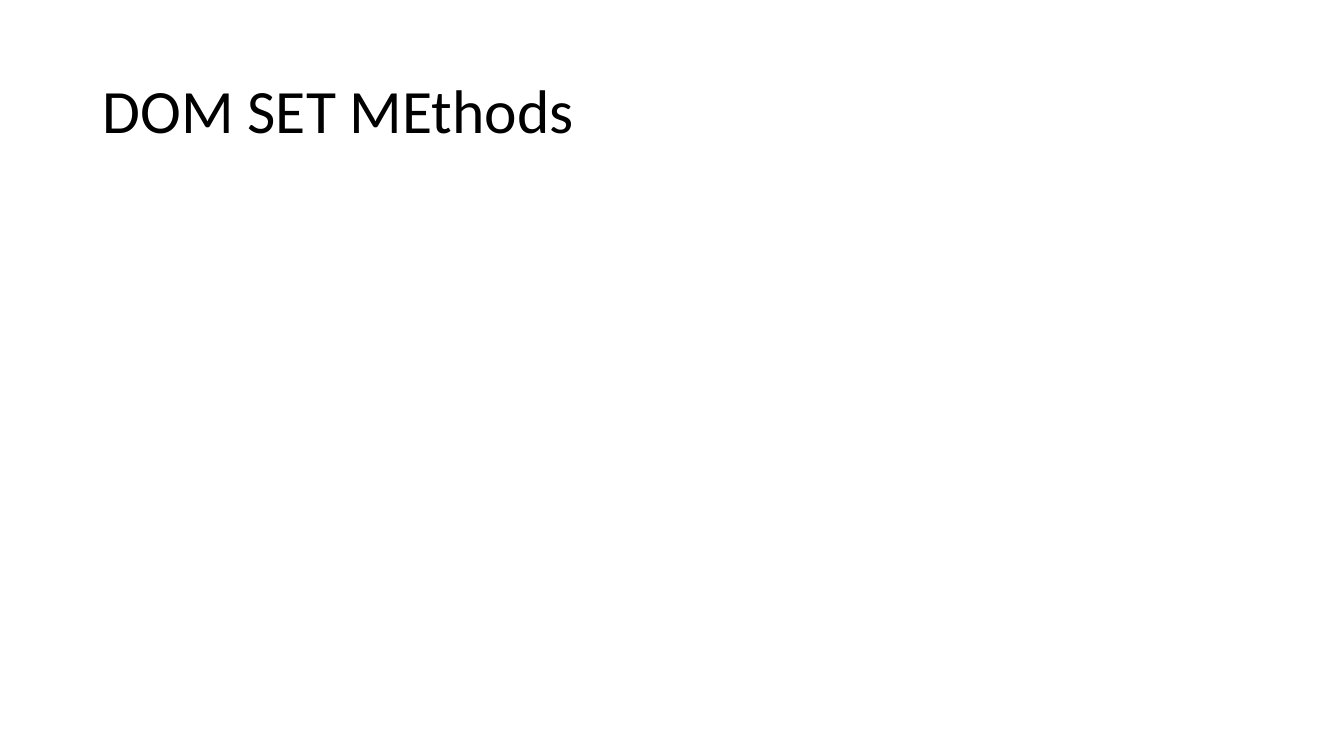
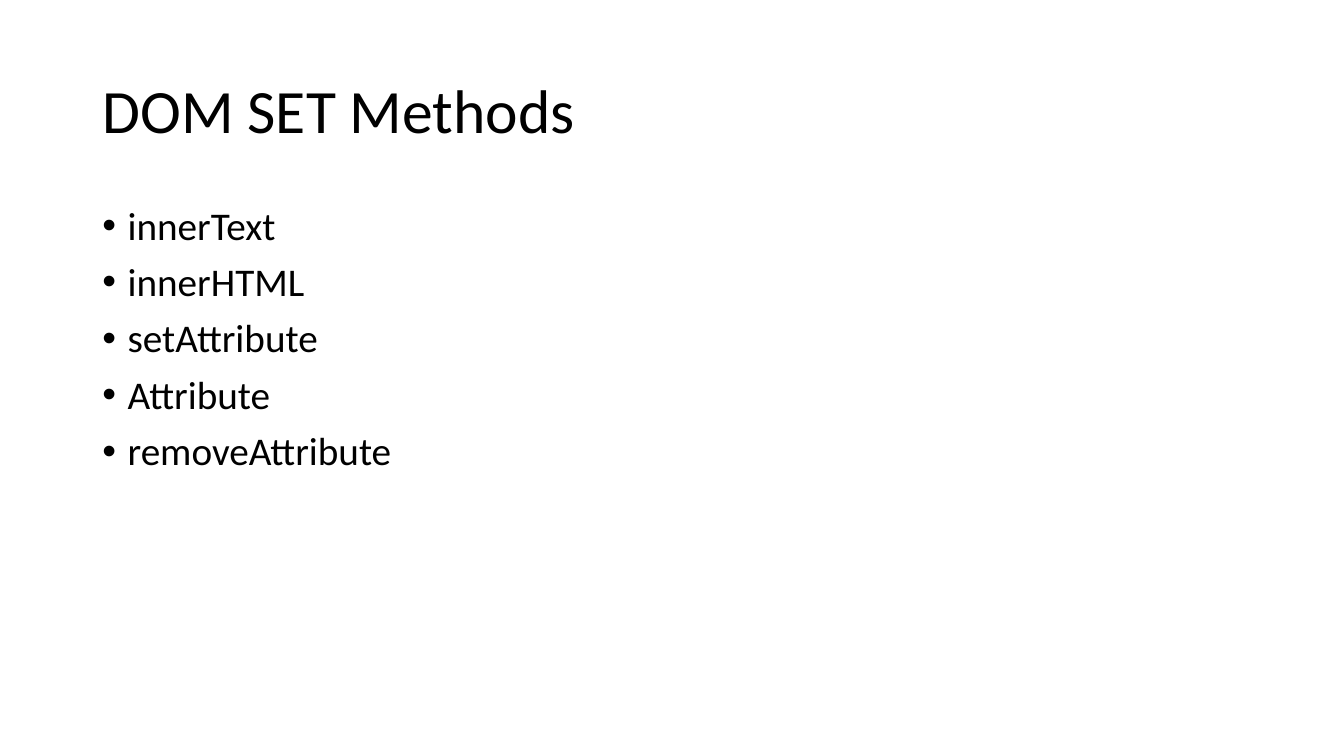
Before and after one commit to PiyushChaturvedii/Batch04, a slide deck: slide 85 of JavaScript.pptx. Drawn at 1344x756 pixels with LibreOffice and Linux fonts; fonts in the diff are those of the drawing. Boxes give left, top, right and bottom in pixels: in the first picture for what was removed or moved away, otherwise in the second. Text is boxed around its words. In the diff, an @@ line names an element or a change of style, - is before the commit and + after.

```diff
--- a/JavaScript.pptx
+++ b/JavaScript.pptx
@@ title at (102,90,575,134): text changed @@
-DOM SET MEthods
+DOM SET Methods
@@ text added at (128,213,392,466), 28 pt, text #000000 @@
+• innerText
+• innerHTML
+• setAttribute
+• Attribute
+• removeAttribute
```
Also in this commit, not shown: 6 slides added, 3 other files.
